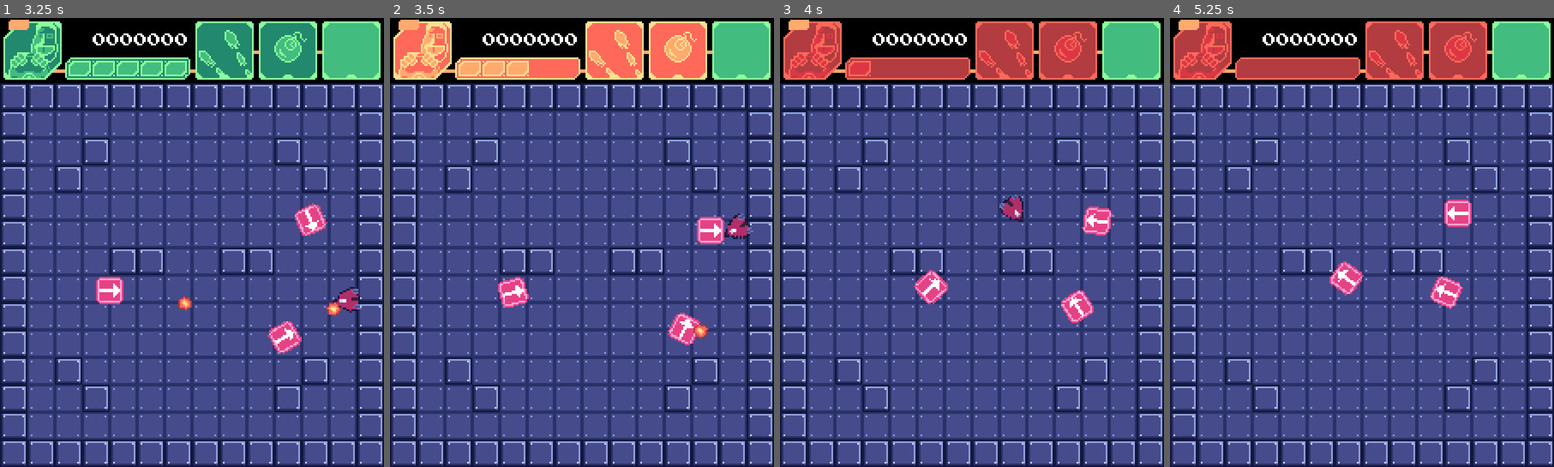
Above: before the commit, frames 1-4 (left to right).
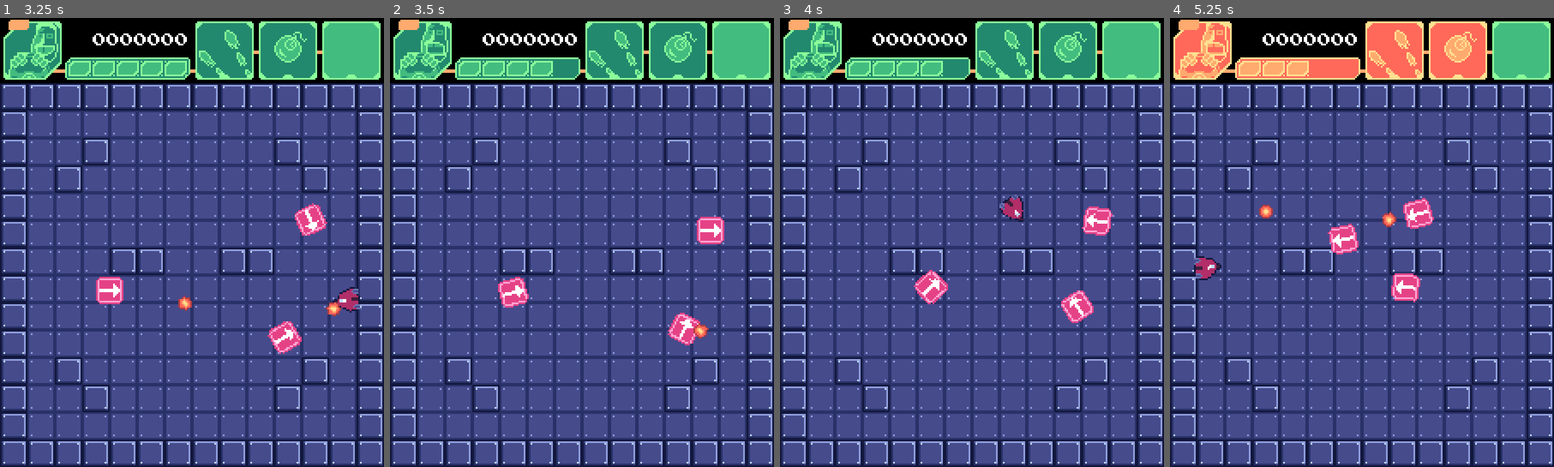
Above: after the commit, the same moments.

Repository: andresTapari/Haha-Woo-
Game: Godot game, scene res://scenes/lvl/dev_lvl.tscn
Two runs of this game, one before a commit and one after it. Both use one fixed random seed, a clock stepped at 60 frames per second and the inputs below.
Inputs (mouse positions are in pixels of both pictures, inside the frame that each line leads up to):
- Up to frame 1 (3.25 s): move the mouse to (276, 220) at 0.52 s; press the mouse at (276, 220) at 0.53 s; hold Right (ui_right) 0.53-1.28 s; move the mouse to (115, 264) at 1.27 s; release the mouse at (115, 264) at 1.28 s; hold Down (ui_down) 1.28-2.03 s; click (115, 264) at 1.35 s; move the mouse to (230, 143) at 2.02 s; press the mouse at (230, 143) at 2.03 s; hold Right (ui_right) 2.03-2.78 s; move the mouse to (172, 332) at 2.77 s; release the mouse at (172, 332) at 2.78 s; hold Up (ui_up) from 2.78 s (still down); click (172, 332) at 2.85 s
- Up to frame 2 (3.5 s): keep holding Up (ui_up)
- Up to frame 3 (4 s): move the mouse to (1087, 309) at 3.52 s; release Up (ui_up) at 3.53 s; press the mouse at (1087, 309) at 3.53 s; hold Left (ui_left) from 3.53 s (still down)
- Up to frame 4 (5.25 s): move the mouse to (1246, 175) at 4.27 s; release the mouse at (1246, 175) at 4.28 s; click (1246, 175) at 4.35 s; move the mouse to (1381, 242) at 5.02 s; release Left (ui_left) at 5.03 s; press the mouse at (1381, 242) at 5.03 s; hold Down (ui_down) from 5.03 s (still down)

Frame 1 is identical in both runs. In frame 2, 7.5% of the frame differs, in the area x 0-95%, y 0-50%; in frame 3, 7.3%; in frame 4, 10%, in the area x 0-83%, y 0-65%.

Commit message:
Actualizar player.tscn y player.gd

Diff:
--- a/scenes/player/player.tscn
+++ b/scenes/player/player.tscn
@@ -61,7 +61,7 @@
 [node name="AnimatedSprite2D" type="AnimatedSprite2D" parent="."]
 sprite_frames = SubResource("SpriteFrames_c4p4g")
 animation = &"normal"
-frame_progress = 0.921089
+frame_progress = 0.299958
 
 [node name="PlayerShip" type="Sprite2D" parent="."]
 visible = false
@@ -108,3 +108,6 @@
 
 [node name="Ide_timer" type="Timer" parent="Timers"]
 unique_name_in_owner = true
+one_shot = true
+
+[connection signal="timeout" from="Timers/Ide_timer" to="." method="_on_ide_timer_timeout"]
--- a/scripts/player/player.gd
+++ b/scripts/player/player.gd
@@ -12,11 +12,12 @@
 @export var idle_time: float = 1.0
 
 # Variables internas
-var health = 5
-var direccion :  Vector2 = Vector2.ZERO
-var muzzle_stage_1: Array = []
-var muzzle_stage_2: Array = []
-var muzzle_stage_3: Array = []
+var health = 5								# Vida de player
+var direccion :  Vector2 = Vector2.ZERO		# Direccon a donde moverse
+var muzzle_stage_1: Array = []				# Array de muzzle_1
+var muzzle_stage_2: Array = []				# Array de muzzle_2
+var muzzle_stage_3: Array = []				# Array de muzzle_3
+var idle_estate_en: bool = false			# Bandera de estado idle
 
 
 func _ready() -> void:
@@ -45,12 +46,13 @@
 		direccion.y -= 1
 	direccion = direccion.normalized()
 
+	# Movemos a player
 	var movimiento = direccion * VELOCIDAD * delta
 	velocity = movimiento
 	move_and_slide()
 
 func _input(event):
-	if event.is_action_pressed("shoot"):
+	if event.is_action_pressed("shoot") and !idle_estate_en:
 		shoot()
 
 func shoot() -> void:
@@ -66,11 +68,14 @@
 		get_parent().add_child(b)
 
 func hurt(damage: int = 1) -> void:
-	health -= damage
-	update_ui_signal()
-
-	if health <= 0:
-		queue_free()
+	if not idle_estate_en:
+		health -= damage
+		update_ui_signal()
+		idle_estate_en = true
+		%Ide_timer.start()
+		$AnimatedSprite2D.play("idle_state")
+		if health <= 0:
+			queue_free()
 
 func update_ui_signal() -> void:
 	var data = {
@@ -78,3 +83,7 @@
 		"muzzle_stage": muzzle_stage
 	}
 	emit_signal("update_ui",data)
+
+func _on_ide_timer_timeout():
+	$AnimatedSprite2D.animation = "normal"
+	idle_estate_en = false
